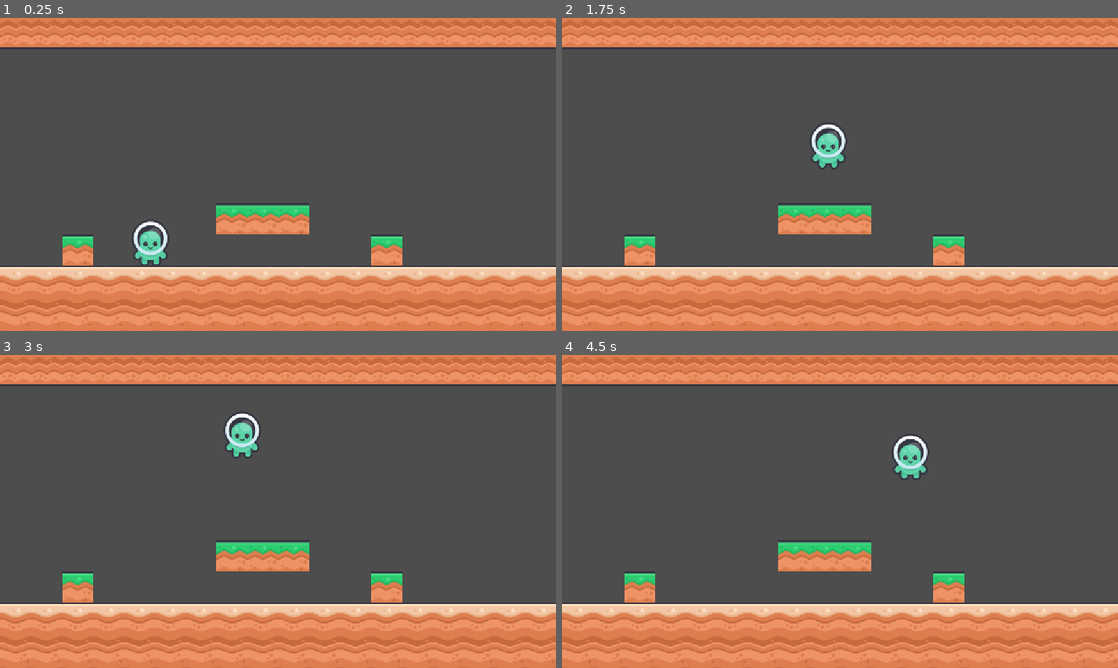
Above: before the commit, frames 1-4 (two rows, left to right).
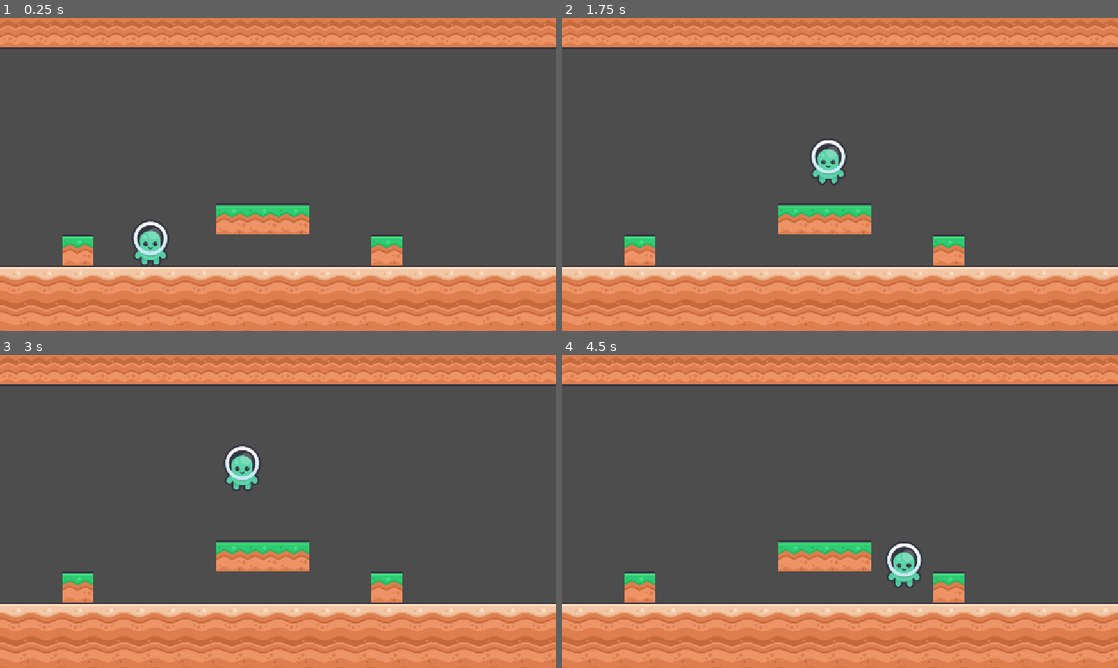
Above: after the commit, the same moments.

Repository: YiTongHu-SC/upside-down
Game: Godot game, scene res://scenes/main.tscn
The game is run twice, just before and just after one commit, with the same random seed, the same clock (stepped at 60 frames per second) and the same inputs.
Inputs:
- Up to frame 1 (0.25 s): no input
- Up to frame 2 (1.75 s): tap Enter at 0.5 s; hold Space (JUMP) 0.53-1.28 s; hold D (MOVE_RIGHT) from 0.53 s (still down); tap Space (JUMP) at 1.35, 1.52 s
- Up to frame 3 (3 s): tap Space (JUMP) at 1.82, 2.85 s; release D (MOVE_RIGHT) at 2.03 s; hold A (MOVE_LEFT) 2.03-2.78 s; hold Space (JUMP) 2.03-2.78 s; hold D (MOVE_RIGHT) from 2.78 s (still down)
- Up to frame 4 (4.5 s): tap Space (JUMP) at 3.02, 3.32, 4.35 s; hold Space (JUMP) 3.53-4.28 s; release D (MOVE_RIGHT) at 4.28 s; hold A (MOVE_LEFT) from 4.28 s (still down)

The runs differ from the first frame. In frame 2, 0.8% of the frame differs, in the area x 44-51%, y 34-53%; in frame 3, 1.0%; in frame 4, 1.1%, in the area x 58-66%, y 25-74%.

Commit message:
蔚蓝jump

Diff:
--- a/nodes/hero.gd
+++ b/nodes/hero.gd
@@ -3,47 +3,61 @@
 # Horizontal movement speed
 @export var speed = 200.0
 
-# Jump velocity (negative because up is negative in Godot)
-@export var jump_velocity = -400.0
+# Jump parameters
+@export var max_jump_velocity = -400.0
+@export var min_jump_velocity = -200.0
+@export var jump_upward_acceleration = 2000.0  # Acceleration while holding jump
+@export var gravity = 1000.0
+@export var jump_gravity = 1000.0  # Gravity when not holding jump
+@export var release_gravity = 1500.0  # Gravity when releasing jump button
 
-# Gravity value
-@export var gravity = 1000.0
-
-# Variable jump parameters
-@export var min_jump_velocity = -200.0
-@export var jump_buffer_time = 0.1
-@export var coyote_time = 0.1
+# Timing parameters for variable jump
+const MIN_JUMP_TIME = 0.05  # 50ms for minimum jump
+const MAX_JUMP_TIME = 0.2   # 200ms for maximum jump
 
 # Variables to track jump input timing
 var jump_input_time = 0.0
 var jump_key_held = false
+var is_jumping = false
 
 func _physics_process(delta):
-	# Apply gravity
-	if not is_on_floor():
-		velocity.y += gravity * delta
-	else:
-		# Reset jump input when on floor
+	# Handle jump input timing
+	if Input.is_action_just_pressed("JUMP") and is_on_floor():
+		jump_key_held = true
 		jump_input_time = 0.0
+		is_jumping = true
 
-	# Handle jump input timing
-	if Input.is_action_pressed("JUMP"):
-		if Input.is_action_just_pressed("JUMP"):
-			jump_key_held = true
-			jump_input_time = 0.0
-		elif jump_key_held:
-			jump_input_time += delta
-	elif Input.is_action_just_released("JUMP"):
+		# Immediate minimal jump to avoid input lag
+		velocity.y = min_jump_velocity
+
+	if Input.is_action_just_released("JUMP"):
 		jump_key_held = false
 
-	# Handle jump - higher jump when key held longer
-	if jump_key_held and is_on_floor():
-		# Calculate jump force based on how long the key has been held
-		var jump_factor = clamp(jump_input_time / 0.3, 0.0, 1.0)
-		velocity.y = lerp(jump_velocity, min_jump_velocity, jump_factor)
-	elif not jump_key_held and not is_on_floor() and velocity.y < min_jump_velocity:
-		# Limit jump height when key is released early
-		velocity.y = min_jump_velocity
+	# Apply jump acceleration while holding jump and within time window
+	if is_jumping and jump_key_held and jump_input_time < MAX_JUMP_TIME:
+		# Apply upward acceleration while holding jump button
+		velocity.y += jump_upward_acceleration * delta
+		print("Jump:", jump_input_time)
+
+	# Update jump timer
+	if is_jumping:
+		jump_input_time += delta
+
+		# Stop accelerating when time is up
+		if jump_input_time >= MAX_JUMP_TIME:
+			is_jumping = false
+
+	# Apply gravity based on jump button state
+	if not is_on_floor():
+		if jump_key_held:
+			velocity.y += jump_gravity * delta
+			print("Jump hold:", jump_input_time)
+		else:
+			# print("Jump release:", jump_input_time)
+			velocity.y += release_gravity * delta
+	# else:
+	# 	# Reset jump state when on floor
+	# 	is_jumping = false
 
 	# Handle horizontal movement
 	var direction = Input.get_axis("MOVE_LEFT", "MOVE_RIGHT")
--- a/scenes/main.tscn
+++ b/scenes/main.tscn
@@ -7,8 +7,7 @@
 
 [node name="Hero" parent="." instance=ExtResource("1_0wfyh")]
 position = Vector2(311, 443)
-jump_velocity = -600.0
-min_jump_velocity = -300.0
+jump_upward_acceleration = -2000.0
 
 [node name="Level" type="Node2D" parent="."]
 
